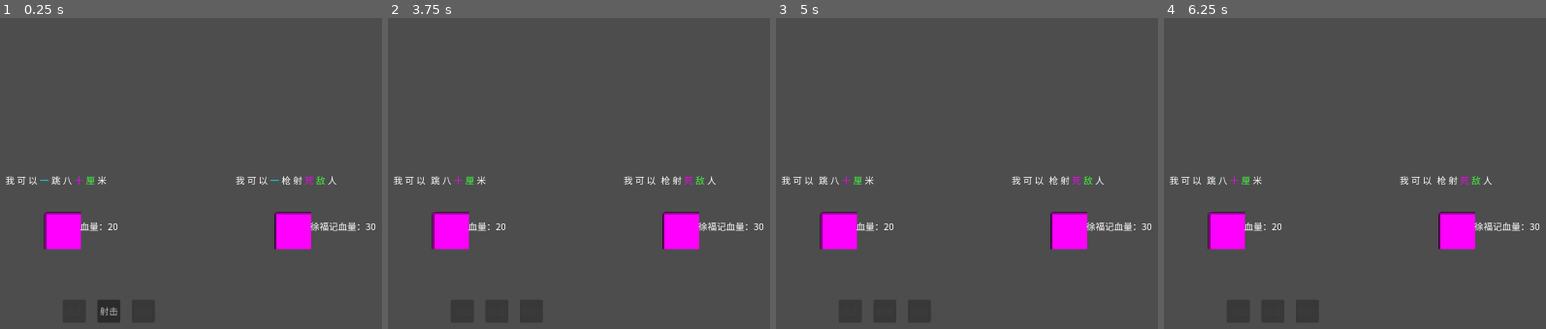
Above: before the commit, frames 1-4 (left to right).
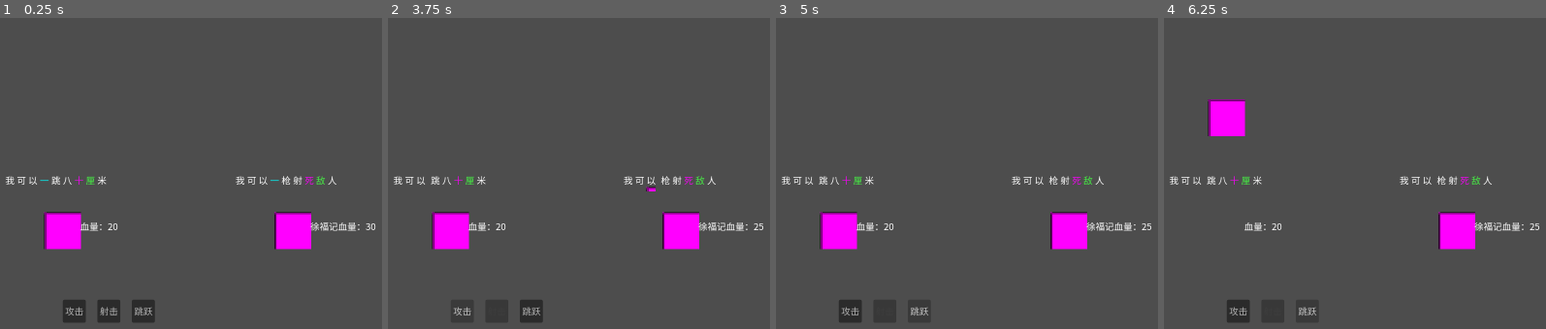
Above: after the commit, the same moments.

Repository: wangcocoo00/ziciyici
Game: Godot game, scene res://scenes/battle_no.tscn
Two runs of this game, one before a commit and one after it. Both use one fixed random seed, a clock stepped at 60 frames per second and the inputs below. This scene is started directly instead of the project's main scene.
Inputs (mouse positions are in pixels of both pictures, inside the frame that each line leads up to):
- Up to frame 1 (0.25 s): no input
- Up to frame 2 (3.75 s): click "射击" at 0.5 s; click "一" at 1.25 s; click (460, 310) at 2 s, where only the run after the commit has a clickable "攻击"; click (533, 310) at 2.75 s, where only the run after the commit has a clickable "跳跃"; click (460, 310) at 3.5 s, where only the run after the commit has a clickable "攻击"
- Up to frame 3 (5 s): click (921, 310) at 4.25 s, where only the run after the commit has a clickable "跳跃"
- Up to frame 4 (6.25 s): click (1236, 310) at 5 s, where only the run after the commit has a clickable "攻击"; click (1309, 310) at 5.75 s, where only the run after the commit has a clickable "跳跃"

The runs differ from the first frame. In frame 1, 0.1% of the frame differs, in the area x 17-40%, y 92-96%; in frame 2, 0.2%; in frame 3, 0.2%; in frame 4, 2.5%, in the area x 11-99%, y 26-96%.

Commit message:
[fix] 1) 攻击/跳跃按钮始终灰白色可点击 2) 第一关结局互换：生→失败，死→胜利

Diff:
--- a/ziciyici/scripts/battle_manager.gd
+++ b/ziciyici/scripts/battle_manager.gd
@@ -159,27 +159,17 @@
 func _update_all_button_states() -> void:
 	_update_shoot_button_style()
 	_update_shoot_count_label()
-	_update_action_button_states()
-
-## 更新非射击按钮（攻击、跳跃）的状态
-## 可触发状态：灰白色，disabled=false
-## 不可触发状态：灰黑色，disabled=true
-func _update_action_button_states() -> void:
-	var is_player_turn = current_state == State.PLAYER_TURN and not battle_ended
-	_set_button_state("ActionButtons/HBoxContainer/AttackBtn", is_player_turn)
-	_set_button_state("ActionButtons/HBoxContainer/JumpBtn", is_player_turn and not is_jumping)
-
-## 设置单个按钮的可触发状态
-func _set_button_state(path: String, enabled: bool) -> void:
+	# 攻击/跳跃按钮始终为可点击的灰白色（不受回合状态影响）
+	_set_button_always_enabled("ActionButtons/HBoxContainer/AttackBtn")
+	_set_button_always_enabled("ActionButtons/HBoxContainer/JumpBtn")
+
+## 设置按钮始终为可点击的灰白色
+func _set_button_always_enabled(path: String) -> void:
 	var btn = get_node_or_null(path) as Button
 	if not btn:
 		return
-	if enabled:
-		btn.modulate = Color(0.8, 0.8, 0.8, 1.0)  # 灰白色（可触发）
-		btn.disabled = false
-	else:
-		btn.modulate = Color(0.3, 0.3, 0.3, 1.0)  # 灰黑色（不可触发）
-		btn.disabled = true
+	btn.modulate = Color(0.8, 0.8, 0.8, 1.0)  # 灰白色
+	btn.disabled = false
 
 ## 更新射击按钮的样式
 ## 三种状态：
--- a/ziciyici/scripts/battle_manager_level2.gd
+++ b/ziciyici/scripts/battle_manager_level2.gd
@@ -54,7 +54,7 @@
 func _update_all_button_states() -> void:
 	_update_shoot_button_style()
 	_update_shoot_count_label()
-	# 第一关只有射击按钮，其他按钮暂不处理
+	# 第一关只有射击按钮，攻击/跳跃按钮不显示
 
 ## 更新射击按钮的样式
 ## 三种状态：
@@ -112,9 +112,11 @@
 	for effect in word.shot_effects:
 		if effect.type == EffectData.EffectType.MODIFY_ATTRIBUTE and effect.attribute == "ending":
 			if int(effect.value) == 1:
+				# value=1 对应"生"字 → 失败
+				end_game(false, "熊熊小王是语言的主宰，你今天就是要被吃掉", "即使你能闪避，但我还是决定你要被我吃掉")
+			elif int(effect.value) == 2:
+				# value=2 对应"死"字 → 胜利
 				end_game(true, "熊熊小王良心发现，决定今天减肥", "好吧，你可以活着通过")
-			elif int(effect.value) == 2:
-				end_game(false, "熊熊小王是语言的主宰，你今天就是要被吃掉", "即使你能闪避，但我还是决定你要被我吃掉")
 			return
 
 func end_game(victory: bool, result_text: String, enemy_text: String) -> void:
